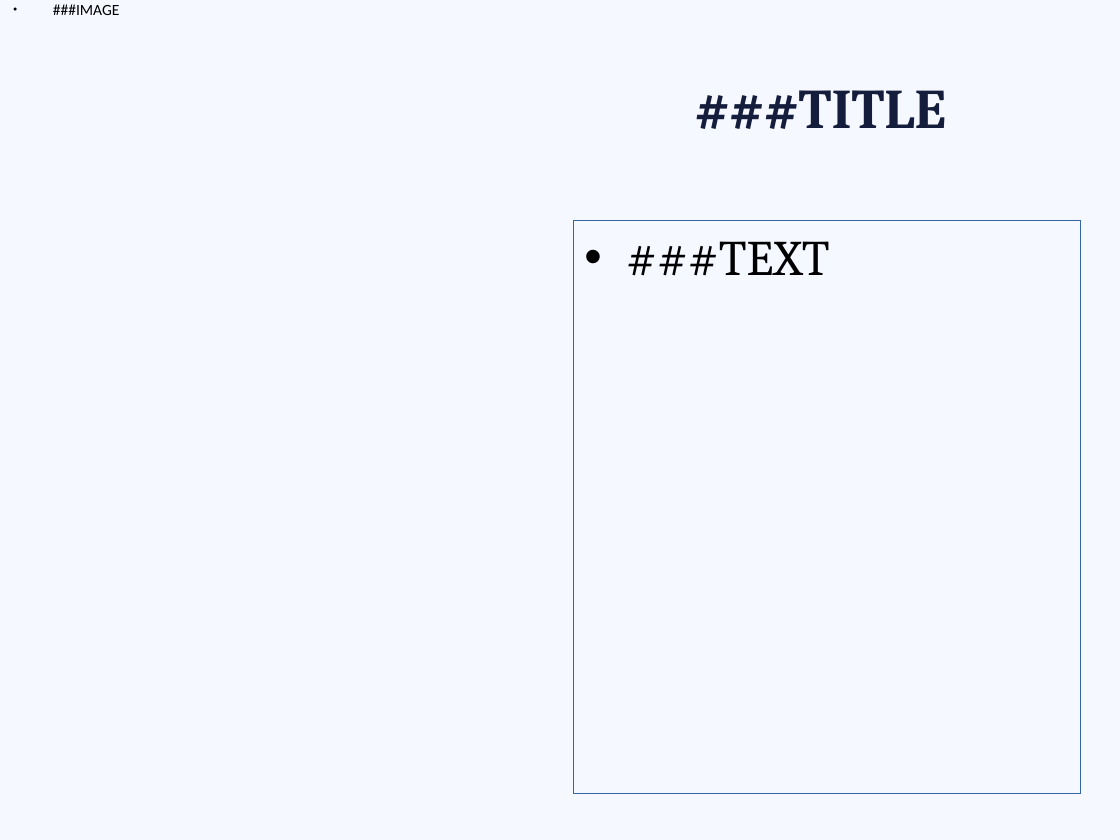
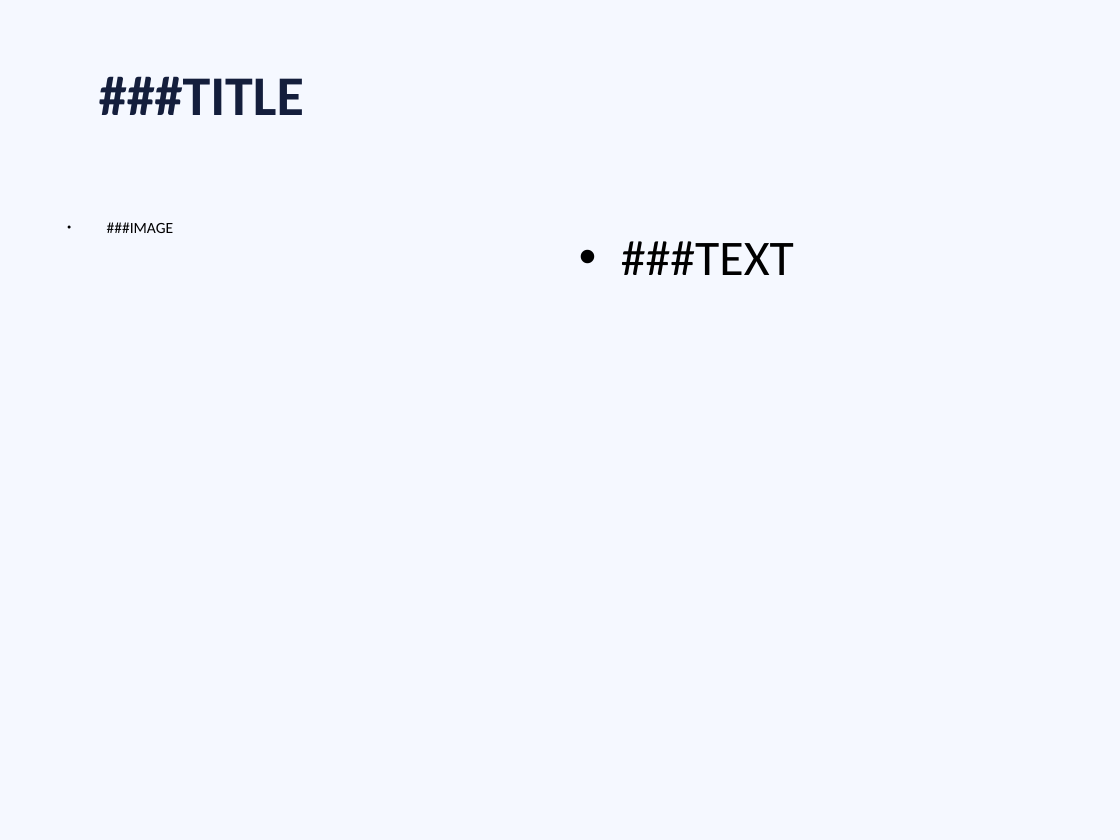
Before and after one commit to NNFall/apptaro, a slide deck: slide 6 of telegrambot/media/templates/design_1.pptx. Drawn at 1120x840 pixels with LibreOffice and Linux fonts; fonts in the diff are those of the drawing. Boxes give left, top, right and bottom in pixels: in the first picture for what was removed or moved away, otherwise in the second. Text is boxed around its words. In the diff, an @@ line names an element or a change of style, - is before the commit and + after.

```diff
--- a/telegrambot/media/templates/design_1.pptx
+++ b/telegrambot/media/templates/design_1.pptx
@@ title "###TITLE" moved from (x1=695, y1=90, x2=946, y2=129) to (x1=99, y1=76, x2=304, y2=115) @@
@@ title "###TITLE" at (x1=99, y1=76, x2=304, y2=115): font Cambria to Calibri; alignment centre to left; less space between paragraphs @@
@@ text "###IMAGE" moved from (x1=53, y1=4, x2=120, y2=15) to (x1=107, y1=222, x2=174, y2=233) @@
@@ text "###IMAGE" at (x1=107, y1=222, x2=174, y2=233): less space between paragraphs @@
@@ text "###TEXT" moved from (x1=573, y1=221, x2=1081, y2=794) to (x1=621, y1=241, x2=794, y2=275) @@
@@ text "###TEXT" at (x1=621, y1=241, x2=794, y2=275): font Cambria to Calibri; alignment left to justified; less space between paragraphs; outline #3465A4 0 pt to none @@
```
Also in this commit, not shown: 9 other slides changed, 4 other files.
